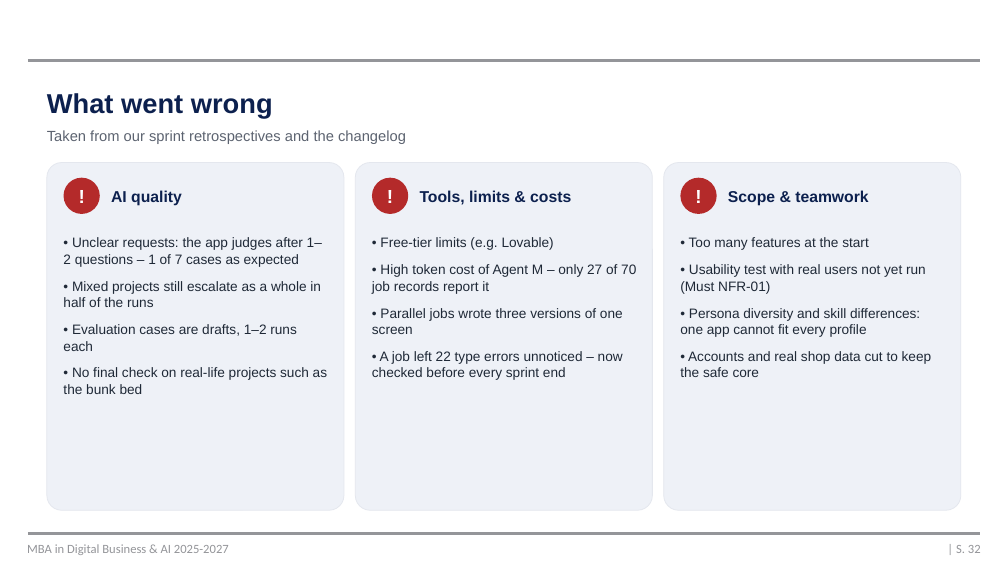
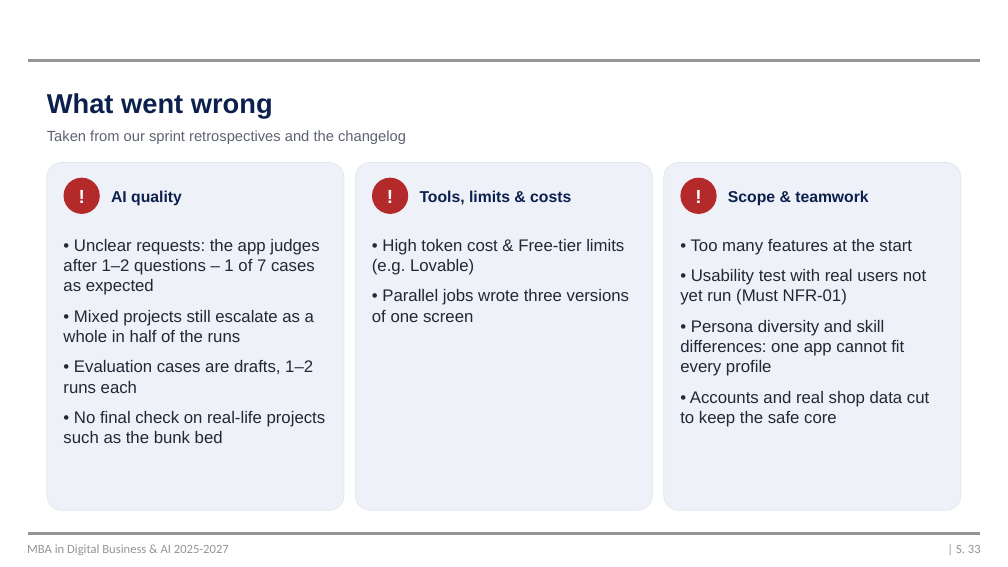
Before and after one commit to mrh421/Applied_AI_DAIY, a slide deck: slide 33 of presentation/DAIY_presentation_v6.pptx (slide 32 before the commit). Drawn at 1008x567 pixels with LibreOffice and Linux fonts; fonts in the diff are those of the drawing; background and template pictures are left out. Boxes give left, top, right and bottom in pixels: in the first picture for what was removed or moved away, otherwise in the second. Text is boxed around its words. In the diff, an @@ line names an element or a change of style, - is before the commit and + after.

```diff
--- a/presentation/DAIY_presentation_v6.pptx
+++ b/presentation/DAIY_presentation_v6.pptx
@@ text "• Unclear requests: the app ..." at <box>63,239,326,443</box>: size 13 to 16 pt @@
@@ text at <box>372,239,624,275</box>: text changed; size 13 to 16 pt @@
-• Free-tier limits (e.g. Lovable)
-• High token cost of Agent M – only 27 of 70 job records report it
+• High token cost & Free-tier limits (e.g. Lovable)
@@ text "• Too many features at ..." at <box>680,239,929,427</box>: size 13 to 16 pt @@
@@ text at <box>372,289,629,322</box>: size 13 to 16 pt in "• Parallel jobs wrote three versions of ..." @@
@@ text at <box>372,351,623,380</box>: paragraph removed @@
-• A job left 22 type errors unnoticed – now checked before every sprint end
```
Also in this commit, not shown: 8 other slides changed, 1 slide added.
